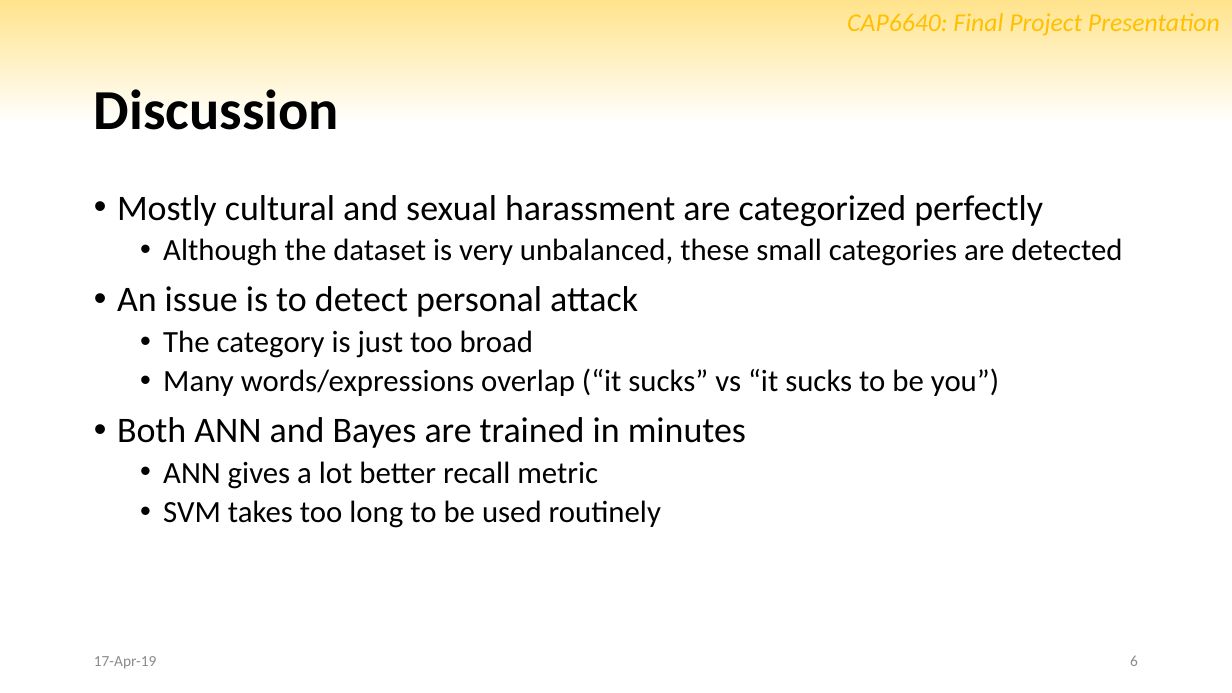
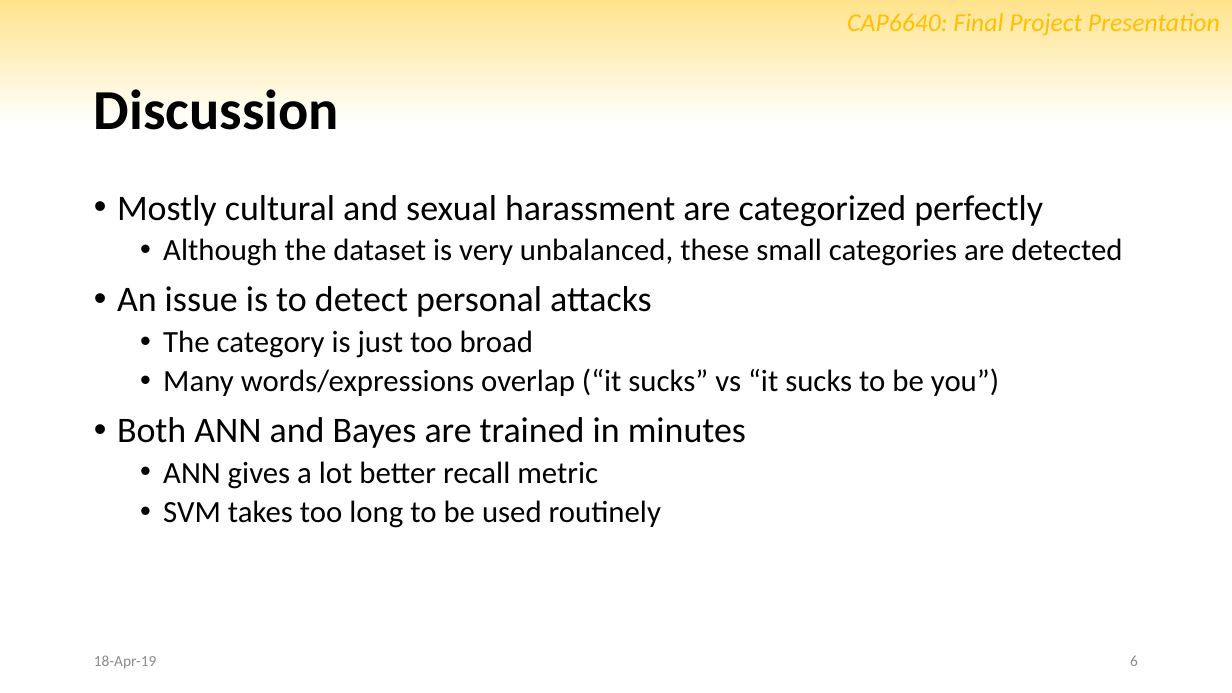
Before and after one commit to marctheshark3/UCF-NLP-Bullydetection, a slide deck: slide 6 of slides.pptx. Drawn at 1232x693 pixels with LibreOffice and Linux fonts; fonts in the diff are those of the drawing; background and template pictures are left out. Boxes give left, top, right and bottom in pixels: in the first picture for what was removed or moved away, otherwise in the second. Text is boxed around its words. In the diff, an @@ line names an element or a change of style, - is before the commit and + after.

```diff
--- a/slides.pptx
+++ b/slides.pptx
@@ text at (x1=117, y1=286, x2=652, y2=317): text changed @@
-• An issue is to detect personal attack
+• An issue is to detect personal attacks
@@ text at (x1=94, y1=655, x2=156, y2=669): text changed @@
-17-Apr-19
+18-Apr-19
```
Also in this commit, not shown: 7 other slides changed.
